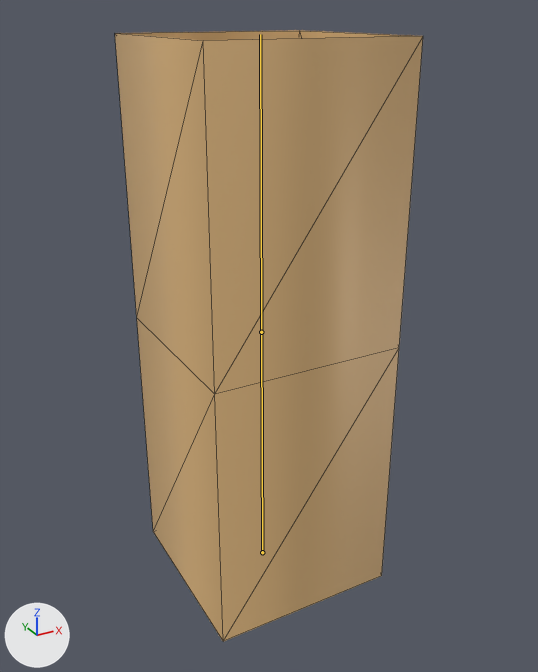
The glTF model assets/models/bender.gltf: old version first, new version second.
Before and after are seen from a 50 mm camera at (-1.17, -2.19, 2.07) aimed at (0.02, -0.02, 0.99). Every picture has the same lights, and +X, +Y and +Z are marked at lower left. The first picture is the older version. The bones that bend it are drawn over the model as lines. Mesh edges are drawn as thin lines.

Names of what the first picture shows: 'BenderMesh'.
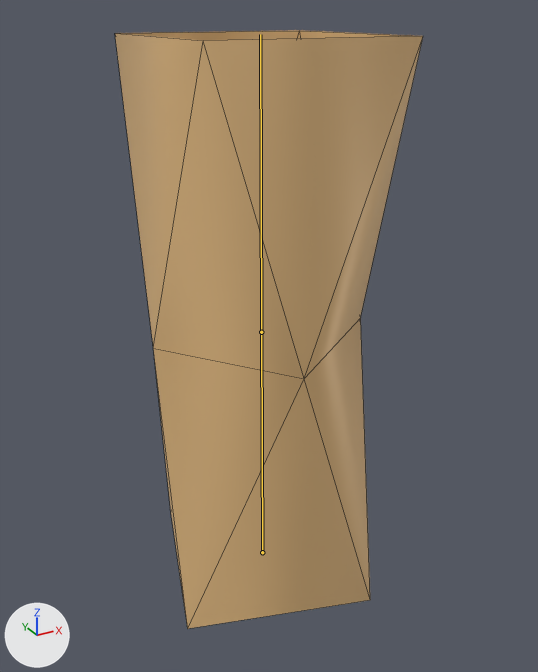
The newer file adds an action. The first version stands in its rest pose; the second is drawn at frame 14 of the action 'Twist'.

What differs and where, as boxes (x1, y1, x2, y2) in the pictures (538 x 672 px):
'BenderMesh', posed
    before: (115, 30, 423, 642)
    after: (115, 30, 423, 629)

Patch to the scene script:
```diff
--- a/assets/models/bender.gltf.py
+++ b/assets/models/bender.gltf.py
@@ bone_upper @@
 bone_upper = bpy.data.objects['BenderRig'].pose.bones['Upper']  # child of 'Lower'
-bone_upper.rotation_quaternion = (1.0, 0.0, 0.0, 0.0)  # degrees (0, 0, 0)
+bone_upper.rotation_quaternion = (0.799, 0.0, 0.592, 0.0)  # degrees (0, 73, 0)
```
